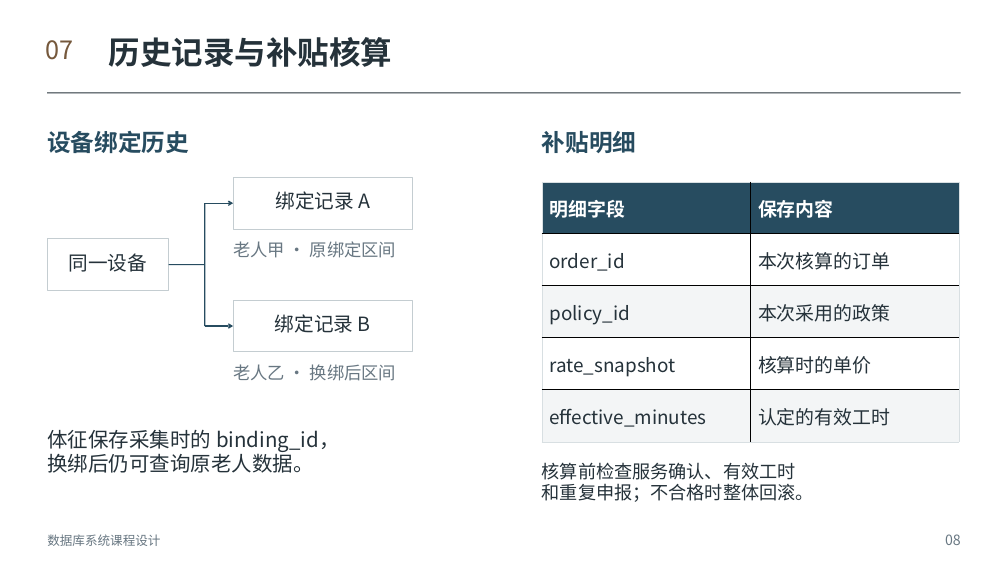
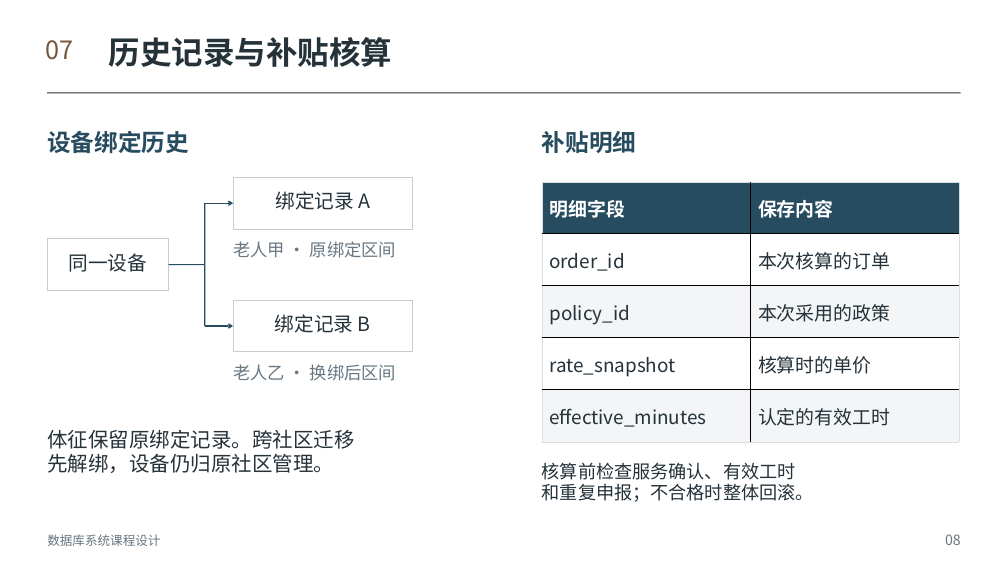
Before and after one commit to Herbertlyw/db_eldercare, a slide deck: slide 8 of outputs/社区居家养老平台课程答辩_修订版.pptx. Drawn at 1008x567 pixels with LibreOffice and Linux fonts; fonts in the diff are those of the drawing. Boxes give left, top, right and bottom in pixels: in the first picture for what was removed or moved away, otherwise in the second. Text is boxed around its words. In the diff, an @@ line names an element or a change of style, - is before the commit and + after.

```diff
--- a/outputs/社区居家养老平台课程答辩_修订版.pptx
+++ b/outputs/社区居家养老平台课程答辩_修订版.pptx
@@ text at [47,429,355,473]: text changed @@
-体征保存采集时的 binding_id，
-换绑后仍可查询原老人数据。
+体征保留原绑定记录。跨社区迁移
+先解绑，设备仍归原社区管理。
```
Also in this commit, not shown: 2 other slides changed, 46 other files.
